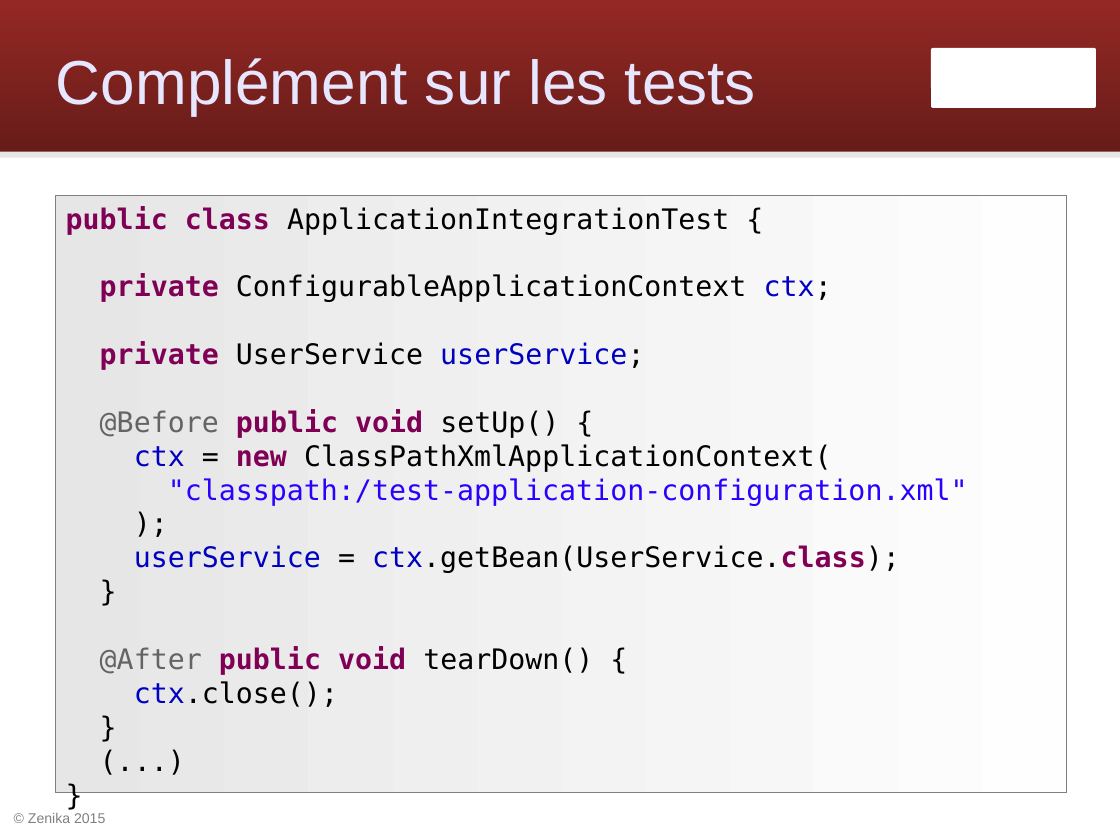
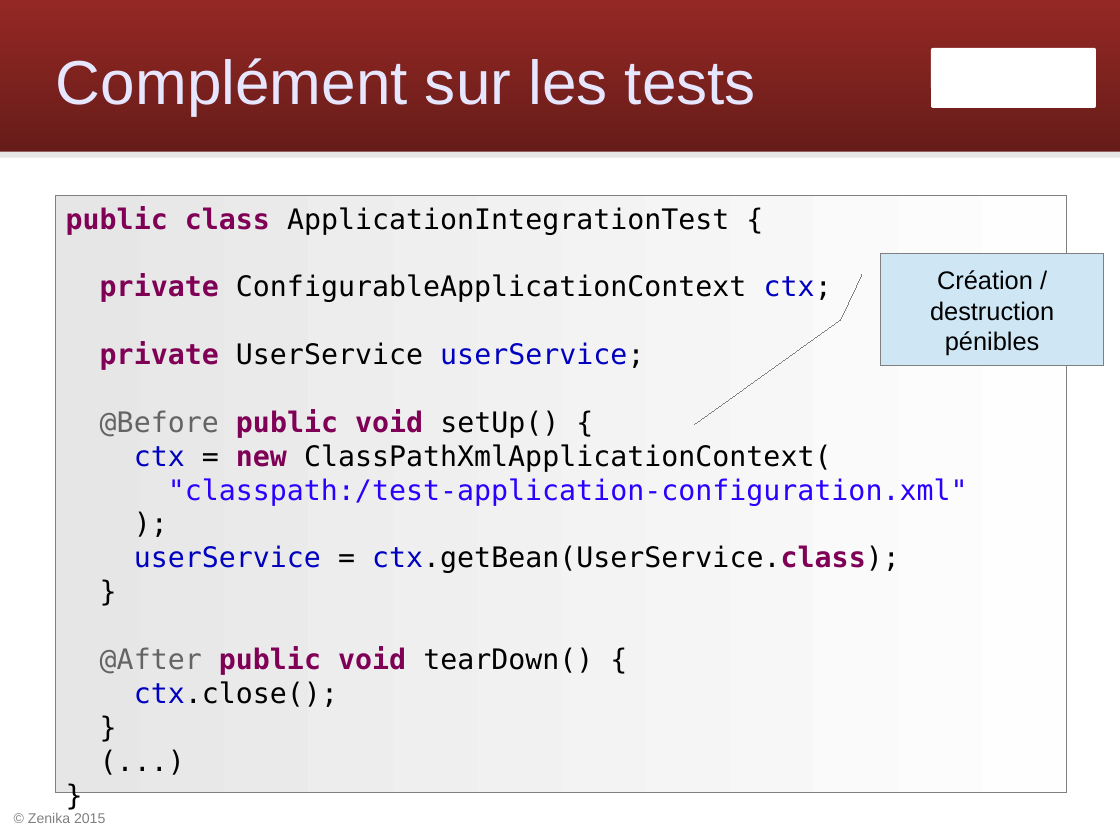
Before and after one commit to Zenika/workshop-spring-core, a slide deck: slide 43 of spring-workshop.odp (slide 42 before the commit). Drawn at 1120x840 pixels with LibreOffice and Linux fonts; fonts in the diff are those of the drawing; background and template pictures are left out. Boxes give left, top, right and bottom in pixels: in the first picture for what was removed or moved away, otherwise in the second. Text is boxed around its words. In the diff, an @@ line names an element or a change of style, - is before the commit and + after.

```diff
--- a/spring-workshop.odp
+++ b/spring-workshop.odp
@@ border callout added at box(880, 254, 1104, 366), fill #CFE7F5, outline #808080 0 pt, 18 pt, text #000000 @@
+Création / destruction pénibles
```
Also in this commit, not shown: 8 other slides changed, 7 slides removed, 10 other files.
